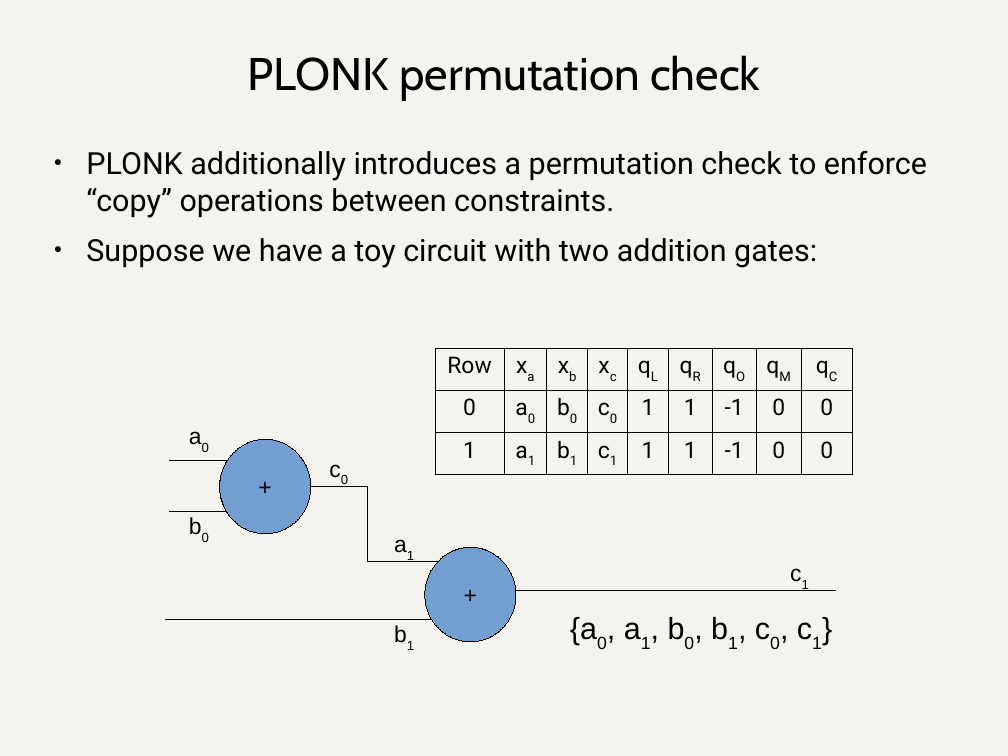
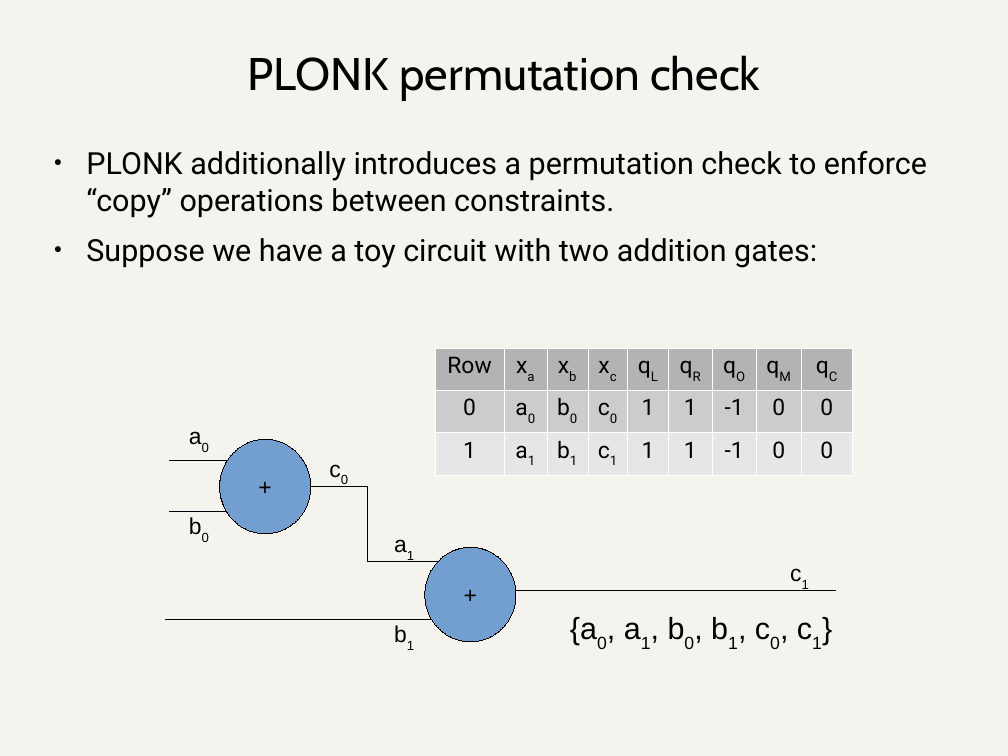
Before and after one commit to daira/halographs, a slide deck: slide 9 of deepdive.odp. Drawn at 1008x756 pixels with LibreOffice and Linux fonts; fonts in the diff are those of the drawing. Boxes give left, top, right and bottom in pixels: in the first picture for what was removed or moved away, otherwise in the second. Text is boxed around its words. In the diff, an @@ line names an element or a change of style, - is before the commit and + after.

```diff
--- a/deepdive.odp
+++ b/deepdive.odp
@@ table at <box>435,349,853,473</box> @@
@@ fill none to #B3B3B3 in row 1 @@
@@ fill none to #CCCCCC in row 2 @@
@@ fill none to #E6E6E6 in row 3 @@
@@ borders changed @@
```
Also in this commit, not shown: 11 other slides changed, 2 other files.
